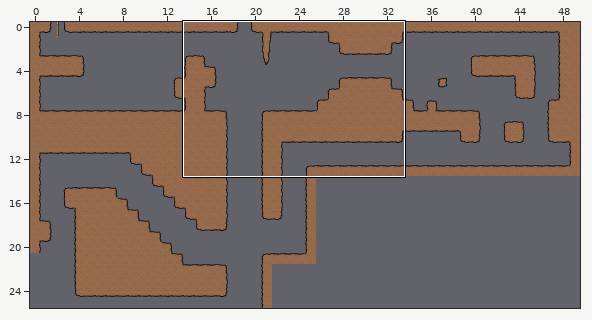
Tiled map, stored at data/level2.tmx. The first picture is a wide view before the edit; the outline marks the close-up.
Close-up. Before:
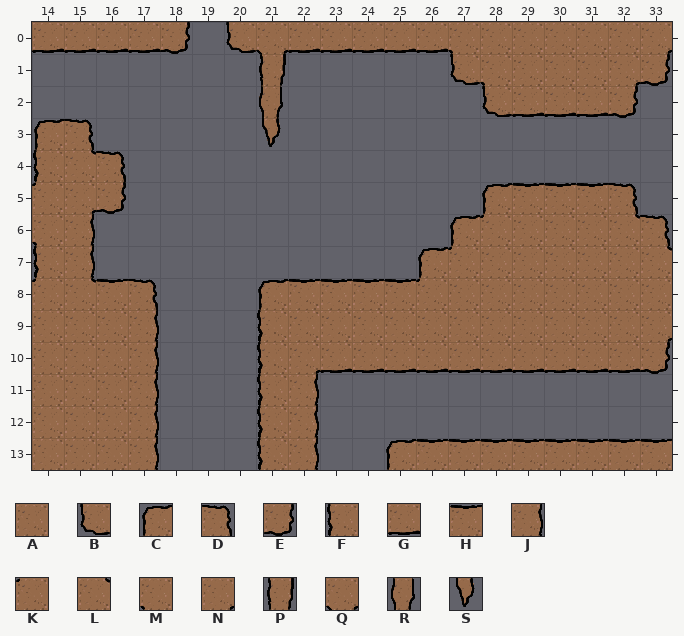
Cells are 32x32 px. Shown: x 14..33, y 0..13. The commit also changed other parts of the map, which this record leaves out.
Key: from "tileset-ground": A 0, B 3, C 4, D 5, E 6, F 9, G 10, H 11, J 12, K 13, L 14, M 15, N 16, P 18, Q 25, R 27, S 36.
_ is an empty cell.
Layer "level" before, first column x 14:
 0 GGGGE_BQGGGGGMAAAAAN
 1 _______P_____BMAAANE
 2 _______R______BGGGE_
 3 CD_____S____________
 4 FLD_________________
 5 KNE___________CHHHD_
 6 MJ___________CKAAALD
 7 FJ__________CKAAAAAL
 8 KLHD___CHHHHKAAAAAAA
 9 AAAJ___FAAAAAAAAAAAN
10 AAAJ___FNGGGGGGGGGGE
11 AAAJ___FJ___________
12 AAAJ___FJ___________
13 AAAJ___FJ__CHHHHHHHH
After:
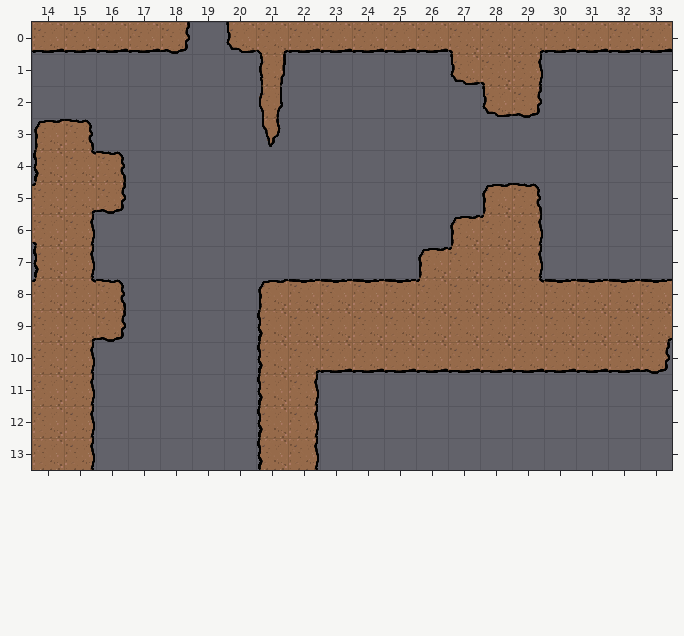
Difference:
Changed rows in their new state; . is an unchanged cell.
Layer "level":
first column x 15:
 0 ...............GGGG
 1 ..............J____
 2 ..............E___.
 5 ..............D___.
 6 ..............J____
 7 ..............J____
 8 .D_...........LHHHH
 9 .E_................
10 J__................
11 J__................
12 J__................
13 J__......._________
